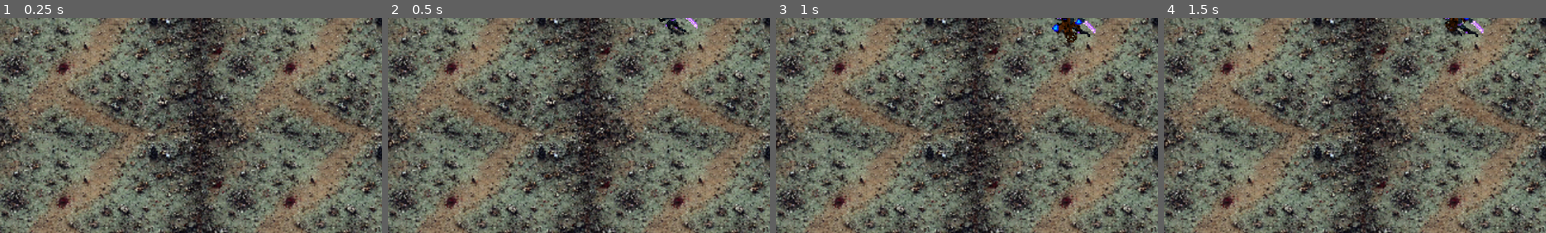
Above: before the commit, frames 1-4 (left to right).
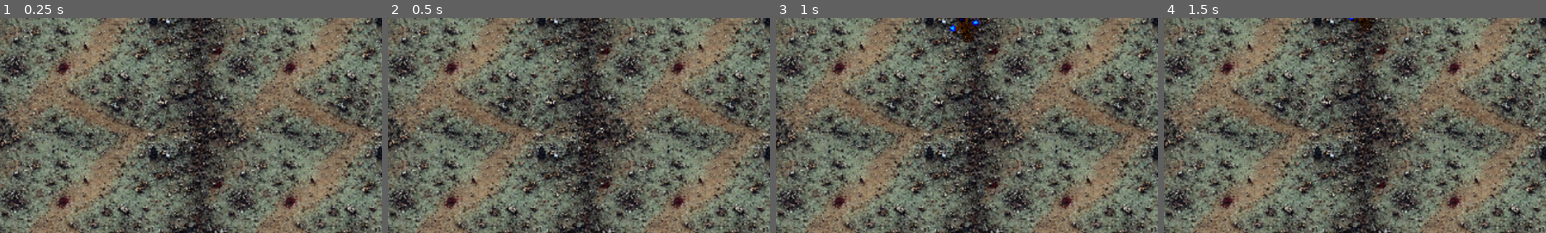
Above: after the commit, the same moments.

Repository: seancl8611/oathbound
Game: Godot game, scene res://Areas/Area1/Combat.tscn
Same seed, same stepped clock (60 frames per second), same inputs: the game is played once before the commit and once after it. This scene is started directly instead of the project's main scene. Sound files missing from this copy of the repository are replaced by a short silence.
Inputs (mouse positions are % of the whole screen's width and height, from its top left):
- Up to frame 1 (0.25 s): no input
- Up to frame 2 (0.5 s): no input
- Up to frame 3 (1 s): move the mouse to (72, 45) at 0.52 s; press the mouse at (72, 45) at 0.53 s; hold D (right) from 0.53 s (still down)
- Up to frame 4 (1.5 s): move the mouse to (30, 55) at 1.27 s; release D (right) at 1.28 s; release the mouse at (30, 55) at 1.28 s; hold S (down) from 1.28 s (still down); tap Space (dash) at 1.35 s
The pictures show only the part of the screen within x 19-69%, y 0-50%; the shares and areas given below are measured in that part.

Frame 1 is identical in both runs. In frame 2, 0.3% of the frame differs, in the area x 70-81%, y 0-8%; in frame 3, 1.1%, in the area x 45-84%, y 0-12%; in frame 4, 0.6%.

Commit message:
Replace Hushiro spawn clamping with safe allocator

Diff:
--- a/game/oathbound/Regions/Hushiro/Encounters/EncounterSpawner.gd
+++ b/game/oathbound/Regions/Hushiro/Encounters/EncounterSpawner.gd
@@ -2,16 +2,25 @@
 
 ## Hushiro-specific spawn geometry and standard-enemy contract reconciliation.
 ##
-## The shared EncounterSpawner assigns position before add_child(), but its ring
-## fallback can still produce a point outside authored Chamber bounds. Hushiro clamps
-## the proposed spawn first, before the enemy enters the tree.
-##
-## The inherited spawner emits enemy_spawned after _ready() has run. We use that exact
-## point to normalize Hushiro durability/Posture so stale imported controller defaults
-## or Inspector values cannot overwrite the approved first-playtest contract.
-
-const SPAWN_MARGIN: float = 24.0
+## Hushiro uses a room-aware safe-spawn allocator instead of trusting the inherited
+## group-local ring indices. Each wave gets randomized candidates, minimum separation,
+## player clearance, wall/obstacle physics checks, and a deterministic grid fallback.
+## This prevents different enemy groups from sharing the same spawn point and keeps
+## bodies away from the room walls before their _ready() methods cache home positions.
+
 const HUSHIRO_ENEMY_CONTRACT = preload("res://Utility/HushiroEnemyContract.gd")
+
+const SPAWN_WALL_MARGIN: float = 72.0
+const SPAWN_PLAYER_CLEARANCE: float = 145.0
+const SPAWN_ENEMY_CLEARANCE: float = 82.0
+const SPAWN_CLEARANCE_RADIUS: float = 26.0
+const SPAWN_BLOCKING_MASK: int = 1
+const SPAWN_RANDOM_ATTEMPTS: int = 32
+const EDGE_INSET: float = 18.0
+
+var _wave_spawn_positions: Array[Vector2] = []
+var _wave_ring_phase: float = 0.0
+var _current_wave_index: int = -1
 
 
 func _ready() -> void:
@@ -20,26 +29,179 @@
 		enemy_spawned.connect(_on_hushiro_enemy_spawned)
 
 
+func _spawn_wave(wave: Dictionary, auto_aggro_on_spawn: bool, wave_index: int) -> void:
+	_wave_spawn_positions.clear()
+	_wave_ring_phase = randf_range(0.0, TAU)
+	_current_wave_index = wave_index
+	await super._spawn_wave(wave, auto_aggro_on_spawn, wave_index)
+
+
 func _ring_spawn_pos(index: int, count: int) -> Vector2:
-	return _clamp_hushiro_spawn(super._ring_spawn_pos(index, count))
+	var safe_rect: Rect2 = _safe_spawn_rect()
+	if safe_rect.size.x <= 0.0 or safe_rect.size.y <= 0.0:
+		return _spawn_rect.get_center() if _use_spawn_rect else global_position
+
+	# Use an ellipse fitted to the actual Chamber rather than the inherited 420 px
+	# circle, which is taller than Hushiro's current 450 px room and therefore clamps
+	# multiple groups onto identical edge coordinates.
+	var center: Vector2 = safe_rect.get_center()
+	var angle: float = _wave_ring_phase + TAU * (float(index) / float(maxi(1, count)))
+	angle += randf_range(-0.18, 0.18)
+	var radii := Vector2(safe_rect.size.x * 0.42, safe_rect.size.y * 0.42)
+	var candidate := center + Vector2(cos(angle) * radii.x, sin(angle) * radii.y)
+	return _allocate_safe_spawn(candidate, "ring")
 
 
 func _edge_spawn_pos() -> Vector2:
-	return _clamp_hushiro_spawn(super._edge_spawn_pos())
-
-
-func _clamp_hushiro_spawn(candidate: Vector2) -> Vector2:
+	var safe_rect: Rect2 = _safe_spawn_rect()
+	if safe_rect.size.x <= 0.0 or safe_rect.size.y <= 0.0:
+		return _spawn_rect.get_center() if _use_spawn_rect else global_position
+	return _allocate_safe_spawn(_random_edge_candidate(safe_rect), "edge")
+
+
+func _allocate_safe_spawn(primary: Vector2, pattern: String) -> Vector2:
+	var safe_rect: Rect2 = _safe_spawn_rect()
+	if safe_rect.size.x <= 0.0 or safe_rect.size.y <= 0.0:
+		return primary
+
+	var candidate: Vector2 = _clamp_to_rect(primary, safe_rect)
+	if _spawn_candidate_is_safe(candidate):
+		return _register_spawn(candidate, pattern, 0)
+
+	for attempt: int in range(1, SPAWN_RANDOM_ATTEMPTS + 1):
+		candidate = _random_edge_candidate(safe_rect) if pattern == "edge" else _random_interior_candidate(safe_rect)
+		if _spawn_candidate_is_safe(candidate):
+			return _register_spawn(candidate, pattern, attempt)
+
+	candidate = _best_grid_fallback(safe_rect)
+	if _physics_clear(candidate):
+		push_warning("[HushiroEncounterSpawner] Used grid fallback for wave %d spawn." % _current_wave_index)
+		return _register_spawn(candidate, pattern, SPAWN_RANDOM_ATTEMPTS + 1)
+
+	push_warning("[HushiroEncounterSpawner] No fully clear Hushiro spawn candidate; using safest clamped point.")
+	return _register_spawn(_clamp_to_rect(primary, safe_rect), pattern, SPAWN_RANDOM_ATTEMPTS + 2)
+
+
+func _safe_spawn_rect() -> Rect2:
 	if not _use_spawn_rect or _spawn_rect.size == Vector2.ZERO:
-		return candidate
-
-	var min_point: Vector2 = _spawn_rect.position + Vector2.ONE * SPAWN_MARGIN
-	var max_point: Vector2 = _spawn_rect.end - Vector2.ONE * SPAWN_MARGIN
-	if max_point.x < min_point.x or max_point.y < min_point.y:
-		return _spawn_rect.get_center()
-
+		return Rect2(global_position - Vector2(320.0, 170.0), Vector2(640.0, 340.0))
+
+	var min_point: Vector2 = _spawn_rect.position + Vector2.ONE * SPAWN_WALL_MARGIN
+	var max_point: Vector2 = _spawn_rect.end - Vector2.ONE * SPAWN_WALL_MARGIN
+	if max_point.x <= min_point.x or max_point.y <= min_point.y:
+		return Rect2(_spawn_rect.get_center(), Vector2.ZERO)
+	return Rect2(min_point, max_point - min_point)
+
+
+func _random_interior_candidate(rect: Rect2) -> Vector2:
 	return Vector2(
-		clampf(candidate.x, min_point.x, max_point.x),
-		clampf(candidate.y, min_point.y, max_point.y)
+		randf_range(rect.position.x, rect.end.x),
+		randf_range(rect.position.y, rect.end.y)
+	)
+
+
+func _random_edge_candidate(rect: Rect2) -> Vector2:
+	var side: int = randi_range(0, 3)
+	match side:
+		0:
+			return Vector2(randf_range(rect.position.x, rect.end.x), rect.position.y + EDGE_INSET)
+		1:
+			return Vector2(randf_range(rect.position.x, rect.end.x), rect.end.y - EDGE_INSET)
+		2:
+			return Vector2(rect.position.x + EDGE_INSET, randf_range(rect.position.y, rect.end.y))
+		_:
+			return Vector2(rect.end.x - EDGE_INSET, randf_range(rect.position.y, rect.end.y))
+
+
+func _spawn_candidate_is_safe(candidate: Vector2) -> bool:
+	var safe_rect: Rect2 = _safe_spawn_rect()
+	if not safe_rect.has_point(candidate):
+		return false
+
+	if _player != null and is_instance_valid(_player):
+		if candidate.distance_to(_player.global_position) < SPAWN_PLAYER_CLEARANCE:
+			return false
+
+	for used: Vector2 in _wave_spawn_positions:
+		if candidate.distance_to(used) < SPAWN_ENEMY_CLEARANCE:
+			return false
+
+	for enemy: Node in get_tree().get_nodes_in_group("enemy"):
+		if not is_instance_valid(enemy) or not (enemy is Node2D):
+			continue
+		if candidate.distance_to((enemy as Node2D).global_position) < SPAWN_ENEMY_CLEARANCE:
+			return false
+
+	return _physics_clear(candidate)
+
+
+func _physics_clear(candidate: Vector2) -> bool:
+	if not is_inside_tree() or get_world_2d() == null:
+		return true
+
+	var shape := CircleShape2D.new()
+	shape.radius = SPAWN_CLEARANCE_RADIUS
+	var query := PhysicsShapeQueryParameters2D.new()
+	query.shape = shape
+	query.transform = Transform2D(0.0, candidate)
+	query.collision_mask = SPAWN_BLOCKING_MASK
+	query.collide_with_bodies = true
+	query.collide_with_areas = false
+
+	var hits: Array[Dictionary] = get_world_2d().direct_space_state.intersect_shape(query, 8)
+	return hits.is_empty()
+
+
+func _best_grid_fallback(rect: Rect2) -> Vector2:
+	var best: Vector2 = rect.get_center()
+	var best_score: float = -INF
+	const COLUMNS: int = 7
+	const ROWS: int = 5
+
+	for row: int in range(ROWS):
+		for column: int in range(COLUMNS):
+			var tx: float = float(column + 1) / float(COLUMNS + 1)
+			var ty: float = float(row + 1) / float(ROWS + 1)
+			var candidate := Vector2(
+				lerpf(rect.position.x, rect.end.x, tx),
+				lerpf(rect.position.y, rect.end.y, ty)
+			)
+			if not _physics_clear(candidate):
+				continue
+
+			var score: float = 10000.0
+			if _player != null and is_instance_valid(_player):
+				score = candidate.distance_to(_player.global_position)
+			for used: Vector2 in _wave_spawn_positions:
+				score = minf(score, candidate.distance_to(used))
+			for enemy: Node in get_tree().get_nodes_in_group("enemy"):
+				if is_instance_valid(enemy) and enemy is Node2D:
+					score = minf(score, candidate.distance_to((enemy as Node2D).global_position))
+
+			if score > best_score:
+				best_score = score
+				best = candidate
+
+	return best
+
+
+func _register_spawn(candidate: Vector2, pattern: String, attempt: int) -> Vector2:
+	_wave_spawn_positions.append(candidate)
+	if CombatTelemetry != null and CombatTelemetry.is_capturing():
+		CombatTelemetry.record_event("hushiro_spawn_allocated", {
+			"wave_index": _current_wave_index,
+			"pattern": pattern,
+			"position": [candidate.x, candidate.y],
+			"attempt": attempt,
+			"allocated_in_wave": _wave_spawn_positions.size(),
+		})
+	return candidate
+
+
+func _clamp_to_rect(candidate: Vector2, rect: Rect2) -> Vector2:
+	return Vector2(
+		clampf(candidate.x, rect.position.x, rect.end.x),
+		clampf(candidate.y, rect.position.y, rect.end.y)
 	)
 
 
@@ -55,13 +217,13 @@
 	if enemy == null:
 		return ""
 
-	var scene_path := enemy.scene_file_path.to_lower()
-	var script_path := ""
+	var scene_path: String = enemy.scene_file_path.to_lower()
+	var script_path: String = ""
 	var script_value: Variant = enemy.get_script()
 	if script_value is Script:
 		script_path = (script_value as Script).resource_path.to_lower()
 
-	var identity := scene_path + "|" + script_path
+	var identity: String = scene_path + "|" + script_path
 
 	if identity.contains("corrupted_swordsman") or identity.contains("corruptedswordsman"):
 		return "swordsman"
